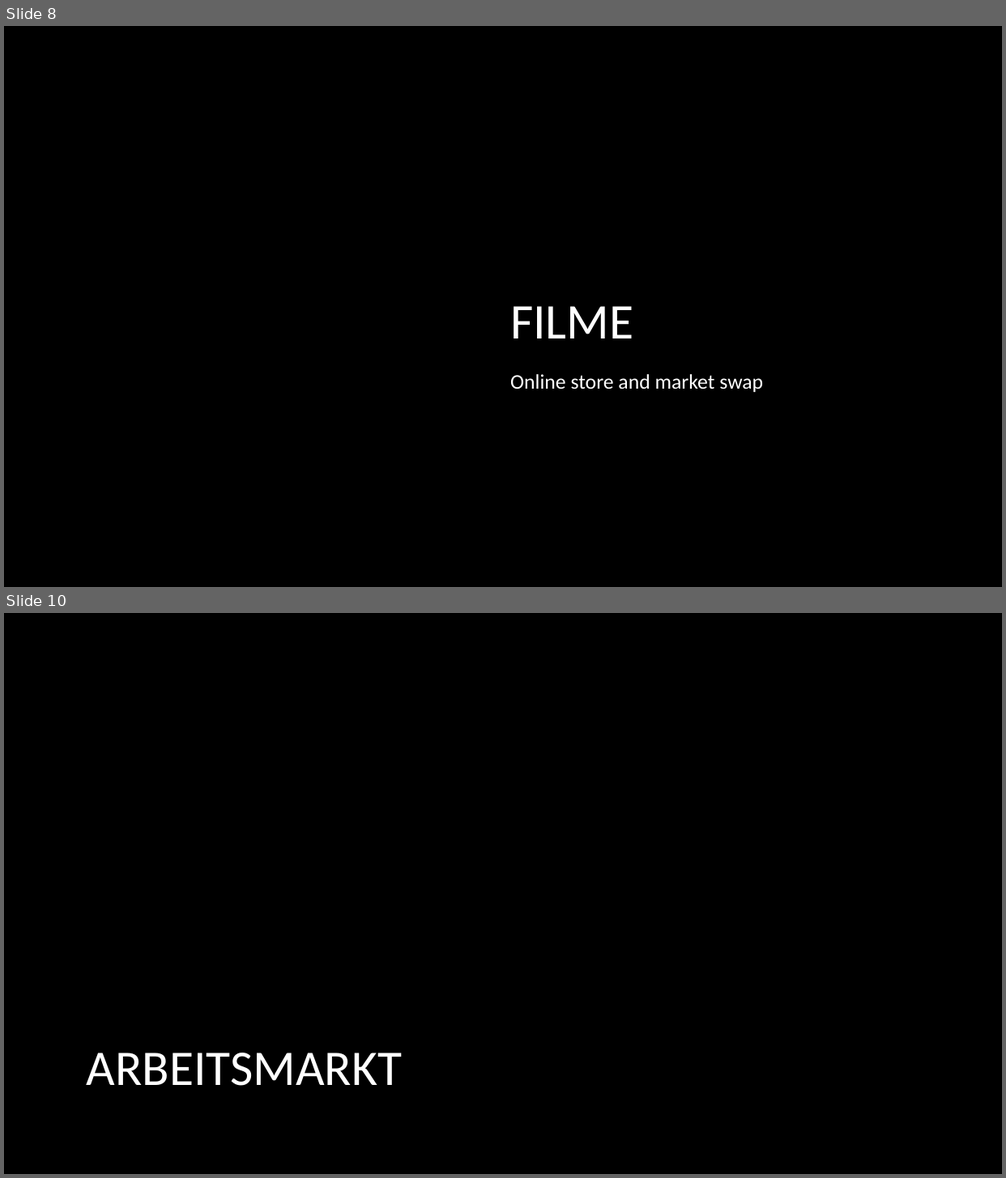
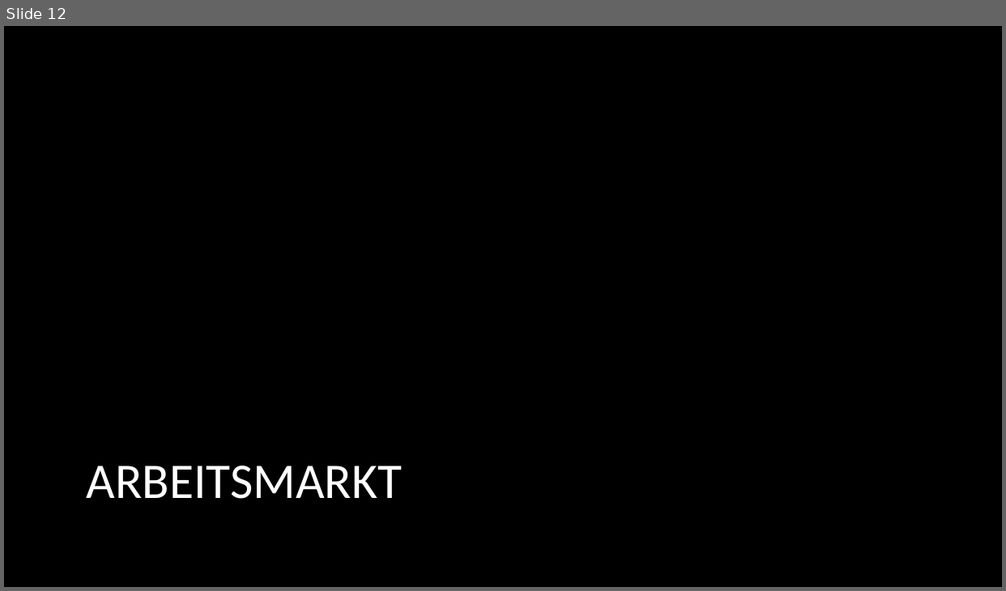
Before and after one commit to lennartklose96/DataScienceProject, a slide deck: Data-Science-Project.pptx. Shown one above the other, each under a label of ours: slides 8 and 10 before the commit, slide 12 after it; the slides between them are not shown. The pictures are 1006x1178 and 1006x591 pixels, drawn with LibreOffice and Linux fonts; fonts in the diff are those of the drawing; background and template pictures are left out. Boxes give left, top, right and bottom in pixels: in the first picture for what was removed or moved away, otherwise in the second. Text is boxed around its words. In the diff, an @@ line names an element or a change of style, - is before the commit and + after.

```diff
--- a/Data-Science-Project.pptx
+++ b/Data-Science-Project.pptx
@@ slide 8 removed at <box>4,26,1002,587</box>, background #000000 @@
@@ title removed at <box>510,306,633,339</box> @@
-FILME
@@ text removed at <box>510,374,763,392</box> @@
-Online store and market swap
@@ what was slide 10 is now slide 12 @@
```
Also in this commit, not shown: 2 slides changed, 5 slides added, 2 other slides removed, 1 other file.
